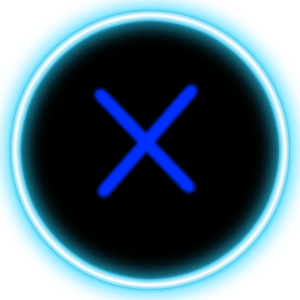
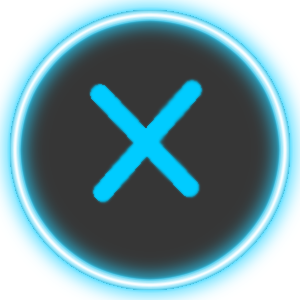
Revision of a layered 300px x 300px image; what changed, layer by layer:
painted on "Detail" over [88,77,205,205]
painted on "Background" over [10,10,290,290]
